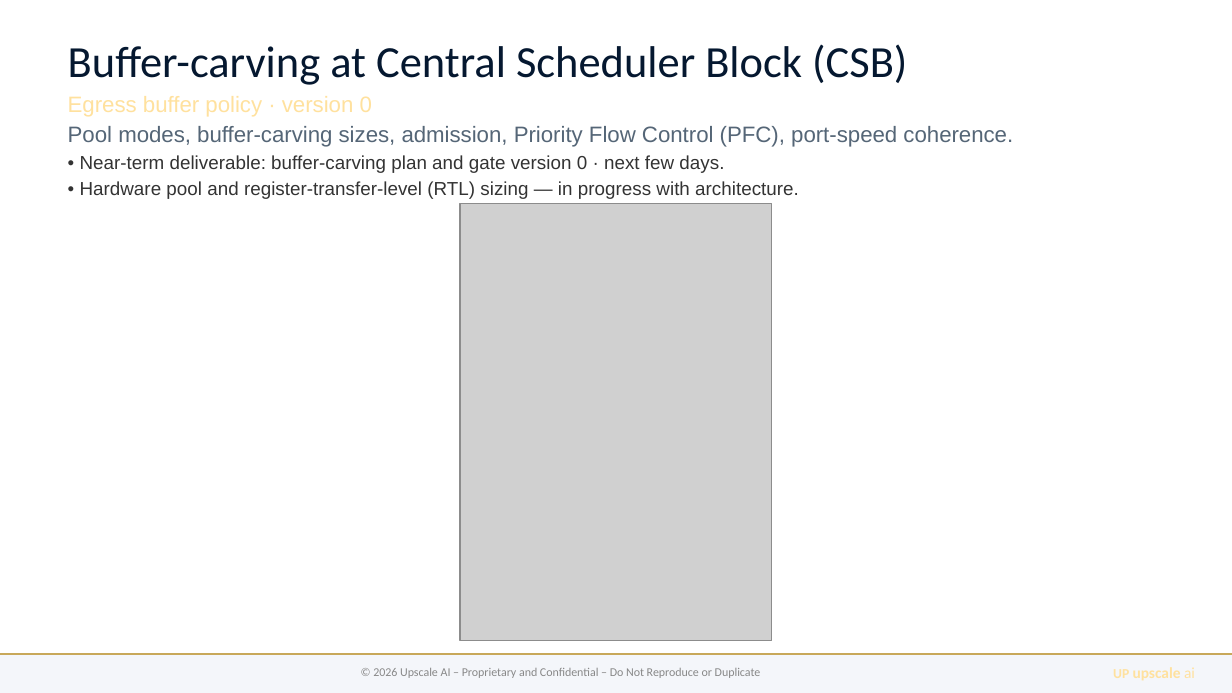
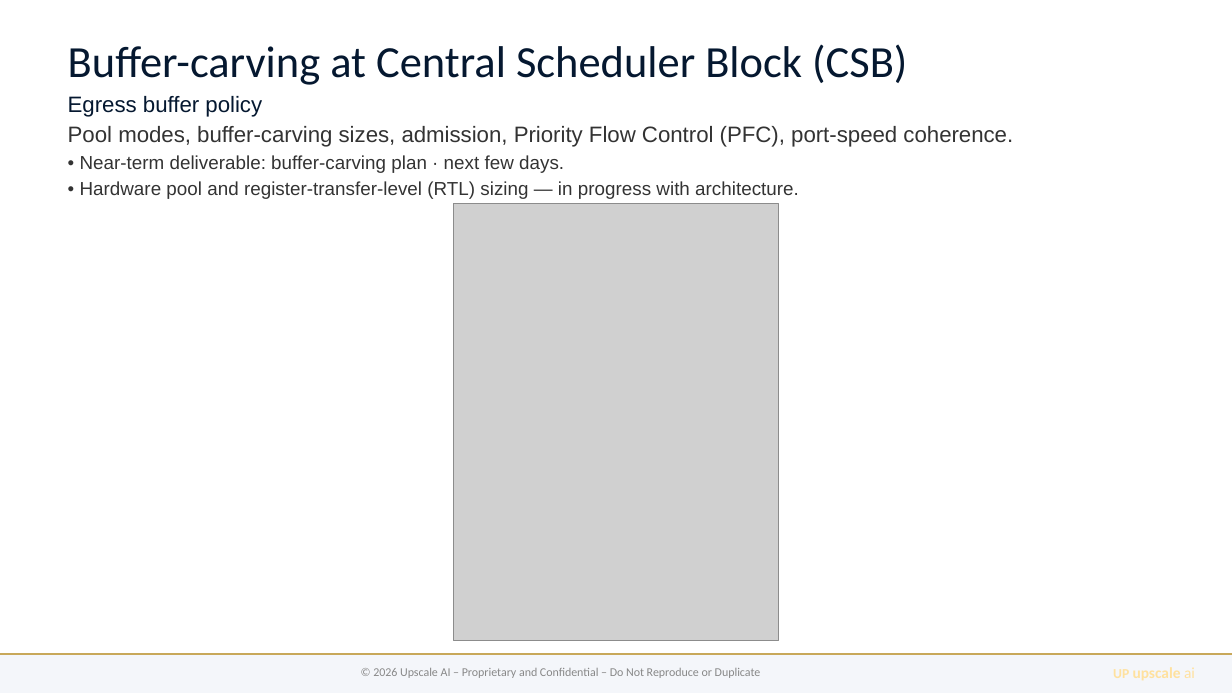
Before and after one commit to upscale-ai-network/agent-template, a slide deck: slide 5 of dt122/bugatti-qos-ccc.pptx. Drawn at 1232x693 pixels with LibreOffice and Linux fonts; fonts in the diff are those of the drawing; grey boxes stand for pictures. Boxes give left, top, right and bottom in pixels: in the first picture for what was removed or moved away, otherwise in the second. Text is boxed around its words. In the diff, an @@ line names an element or a change of style, - is before the commit and + after.

```diff
--- a/dt122/bugatti-qos-ccc.pptx
+++ b/dt122/bugatti-qos-ccc.pptx
@@ text at (68,96,262,117): text changed; text colour #FFE19E to #051830 @@
-Egress buffer policy · version 0
+Egress buffer policy
@@ text at (68,126,1013,147): text colour #556677 to #333333 in "Pool modes, buffer-carving sizes, admission, Priority Flow ..." @@
@@ text at (80,155,564,173): text changed @@
-• Near-term deliverable: buffer-carving plan and gate version 0 · next few days.
+• Near-term deliverable: buffer-carving plan · next few days.
@@ picture: place and size @@
-picture at (460,203,771,641)
+picture at (453,203,779,641)
```
Also in this commit, not shown: 6 other slides changed, 13 other files.
